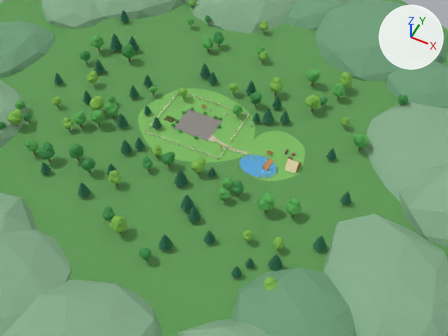
Before and after pictures for a commit that changed the Blender file assets/outdoor.blend.
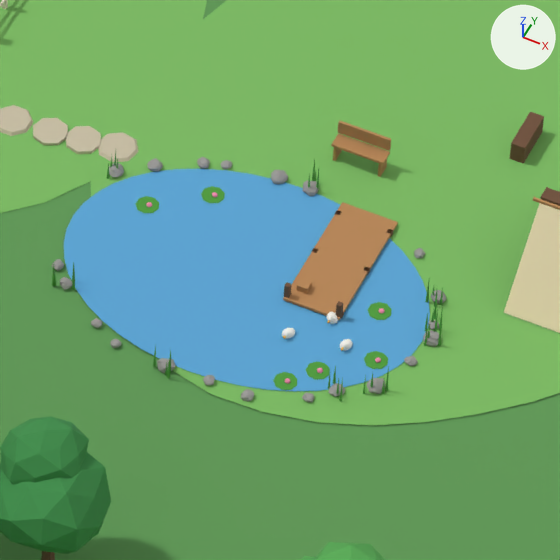
Old and new are each drawn from a 50 mm camera at (60.9, -105.9, 118.5) aimed at (11.7, -7.4, -4.6) and again close up on the part from 52% to 65% of the width and 41% to 58% of the height. Every picture has the same lights, and +X, +Y and +Z are marked at upper right. The older version's two pictures come first.

In view in the first close-up: 'OUT_canvas_south', 'OUT_duck', 'OUT_flower_pink', 'OUT_grass_far', 'OUT_grass_yard', 'OUT_leaf_a', 'OUT_leaf_b', 'OUT_path', 'OUT_rock', 'OUT_trunk', 'OUT_veg', 'OUT_water', 'OUT_wood' and 1 more.
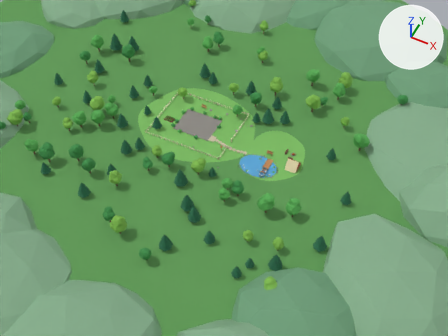
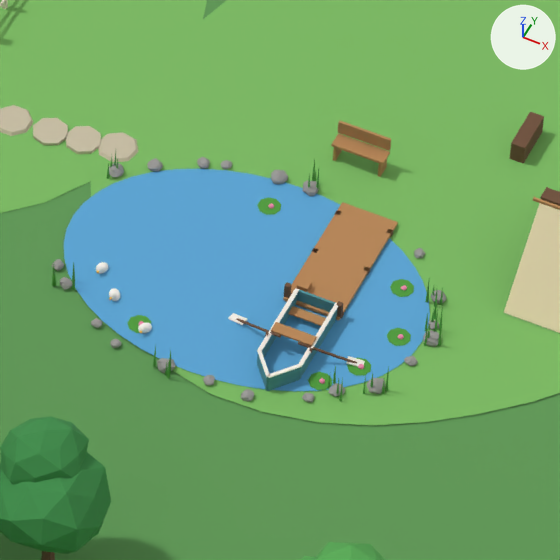
Patch to the scene script:
```diff
--- a/assets/outdoor.blend.py
+++ b/assets/outdoor.blend.py
@@ me_out_veg @@
 me_out_veg.from_pydata(...)  # 3780 vertices, 1206 faces; spans x -9.1..26.5, y -10.6..-0.7, z -0.1..0.9
 # used by ob_out_veg; location = (0.0, 0.0, 0.0)
+# me_out_veg part 1: 311 vertices moved from x 17.3..25.5, y -9.6..-3.9, z -0.1 to x 18.9..25.7, y -9.5..-3.6, z -0.1; 2 vertices removed from x 23.5, y -9.0, z -0.1; 2 vertices added at x 25.2, y -8.0, z -0.1
 me_out_veg.materials.append(mat_out_veg)
@@ me_out_flower_pink @@
 # used by ob_out_flower_pink; location = (0.0, 0.0, 0.0)
-me_out_flower_pink.from_pydata(...)  # 7440 vertices, 2480 faces; spans x -6.2..25.3, y -9.4..5.0, z -0.1..0.6
+me_out_flower_pink.from_pydata(...)  # 7440 vertices, 2480 faces; spans x -6.2..25.5, y -9.3..5.0, z -0.1..0.6
+# me_out_flower_pink part 2: all 480 vertices in x 24.6..25.3, y -7.7..-5.9, z -0.1..0.0 are moved by (0.2, 1.0, 0.0)
+# me_out_flower_pink part 3: all 240 vertices in x 23.4..23.5, y -9.4..-9.2, z -0.1..0.0 are moved by (0.8, 0.4, 0.0)
+# me_out_flower_pink part 4: all 240 vertices in x 24.0..24.1, y -8.7..-8.5, z -0.1..0.0 are moved by (0.9, 0.6, 0.0)
+# me_out_flower_pink part 5: all 240 vertices in x 19.0..19.1, y -4.3..-4.1, z -0.1..0.0 are moved by (1.5, 0.3, 0.0)
+# other edits to the shape of me_out_flower_pink do not show in these pictures
 me_out_flower_pink.materials.append(mat_out_flower_pink)
@@ me_out_duck @@
 # used by ob_out_duck; location = (0.0, 0.0, 0.0)
-me_out_duck.from_pydata(...)  # 1440 vertices, 480 faces; spans x 22.64..24.45, y -8.03..-6.63, z -0.2..0.14
+me_out_duck.from_pydata(...)  # 1440 vertices, 480 faces; spans x 17.35..19.56, y -9.53..-7.71, z -0.2..0.14
+# me_out_duck part 6: all 480 vertices in x 23.43..23.77, y -7.03..-6.63, z -0.2..0.14 are moved by (-5.4, -1.8, 0.0)
+# me_out_duck part 7: all 480 vertices in x 24.15..24.45, y -7.73..-7.31, z -0.2..0.14 are moved by (-6.8, -0.4, 0.0)
+# me_out_duck part 8: all 480 vertices in x 22.64..22.96, y -8.03..-7.62, z -0.2..0.14 are moved by (-3.4, -1.5, 0.0)
 me_out_duck.materials.append(mat_out_duck)
@@ me_boat_trunk @@
+me_boat_trunk.from_pydata(...)  # 96 vertices, 24 faces; spans x -1.77..1.77, y -0.33..0.28, z -0.12..0.54
+me_boat_trunk.materials.append(mat_out_trunk)  # brown #70503a
@@ me_boat_pillow @@
+me_boat_pillow.from_pydata(...)  # 144 vertices, 36 faces; spans x -1.93..1.93, y -1.63..1.5, z -0.13..0.43
+me_boat_pillow.materials.append(mat_out_pillow)  # white #f4efe6
@@ me_boat_blanket_a @@
+me_boat_blanket_a.from_pydata(...)  # 120 vertices, 30 faces; spans x -0.6..0.6, y -1.62..1.54, z -0.25..0.37
+me_boat_blanket_a.materials.append(mat_out_blanket_a)  # cyan #4f8f98
@@ me_boat_wood @@
+me_boat_wood.from_pydata(...)  # 123 vertices, 31 faces; spans x -0.58..0.58, y -1.6..1.5, z -0.25..0.46
+me_boat_wood.materials.append(mat_out_wood)  # orange #b98756
@@ ob_boat_trunk @@
+ob_boat_trunk = bpy.data.objects.new('BOAT_trunk', me_boat_trunk)
+ob_boat_trunk.parent = ob_boat
+ob_boat_trunk.location = (0.0, 0.0, 0.0)
@@ ob_boat @@
+ob_boat = bpy.data.objects.new('BOAT', None)
+ob_boat.location = (23.1, -8.18, 0.0)
@@ ob_boat_pillow @@
+ob_boat_pillow = bpy.data.objects.new('BOAT_pillow', me_boat_pillow)
+ob_boat_pillow.parent = ob_boat
+ob_boat_pillow.location = (0.0, 0.0, 0.0)
@@ ob_boat_blanket_a @@
+ob_boat_blanket_a = bpy.data.objects.new('BOAT_blanket_a', me_boat_blanket_a)
+ob_boat_blanket_a.parent = ob_boat
+ob_boat_blanket_a.location = (0.0, 0.0, 0.0)
@@ ob_boat_wood @@
+ob_boat_wood = bpy.data.objects.new('BOAT_wood', me_boat_wood)
+ob_boat_wood.parent = ob_boat
+ob_boat_wood.location = (0.0, 0.0, 0.0)
```

Pixel boxes [x1, y1, x2, y2] of what changed, in the close-ups (560 x 560 px; the box of a moved part takes in the faces that stretch with it):
'BOAT_blanket_a', added (cyan)
    after: [257, 289, 337, 391]
'BOAT_pillow', added
    after: [228, 288, 365, 378]
'BOAT_wood', added (orange)
    after: [271, 306, 326, 346]
'OUT_duck', reshaped (20% narrower, 78% taller)
    before: [282, 311, 352, 351]
    after: [96, 262, 152, 334]
'BOAT_trunk', added
    after: [236, 318, 357, 364]
'OUT_flower_pink', reshaped
    before: [146, 192, 385, 384]
    after: [138, 203, 407, 384]
part 1 of me_out_veg, moved or reshaped
    before: [136, 186, 392, 390]
    after: [128, 197, 414, 390]
part 2 of me_out_flower_pink, moved or reshaped
    before: [375, 308, 385, 363]
    after: [398, 285, 407, 339]
part 3 of me_out_flower_pink, moved or reshaped
    before: [285, 378, 290, 384]
    after: [319, 378, 325, 384]
part 4 of me_out_flower_pink, moved or reshaped
    before: [317, 368, 323, 373]
    after: [358, 364, 364, 369]
part 5 of me_out_flower_pink, moved or reshaped
    before: [212, 192, 218, 197]
    after: [268, 203, 274, 208]
part 6 of me_out_duck, moved or reshaped
    before: [326, 311, 338, 324]
    after: [109, 288, 120, 301]
part 7 of me_out_duck, moved or reshaped
    before: [340, 339, 352, 351]
    after: [96, 262, 108, 274]
part 8 of me_out_duck, moved or reshaped
    before: [282, 328, 295, 339]
    after: [138, 323, 152, 334]
